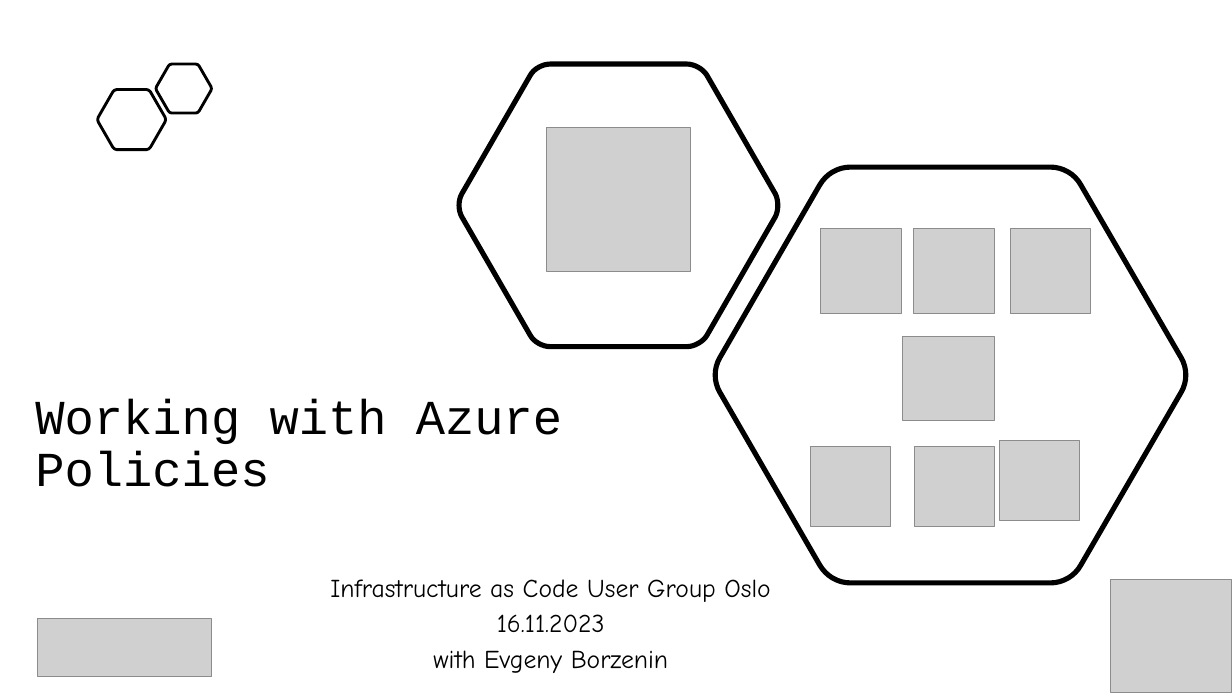
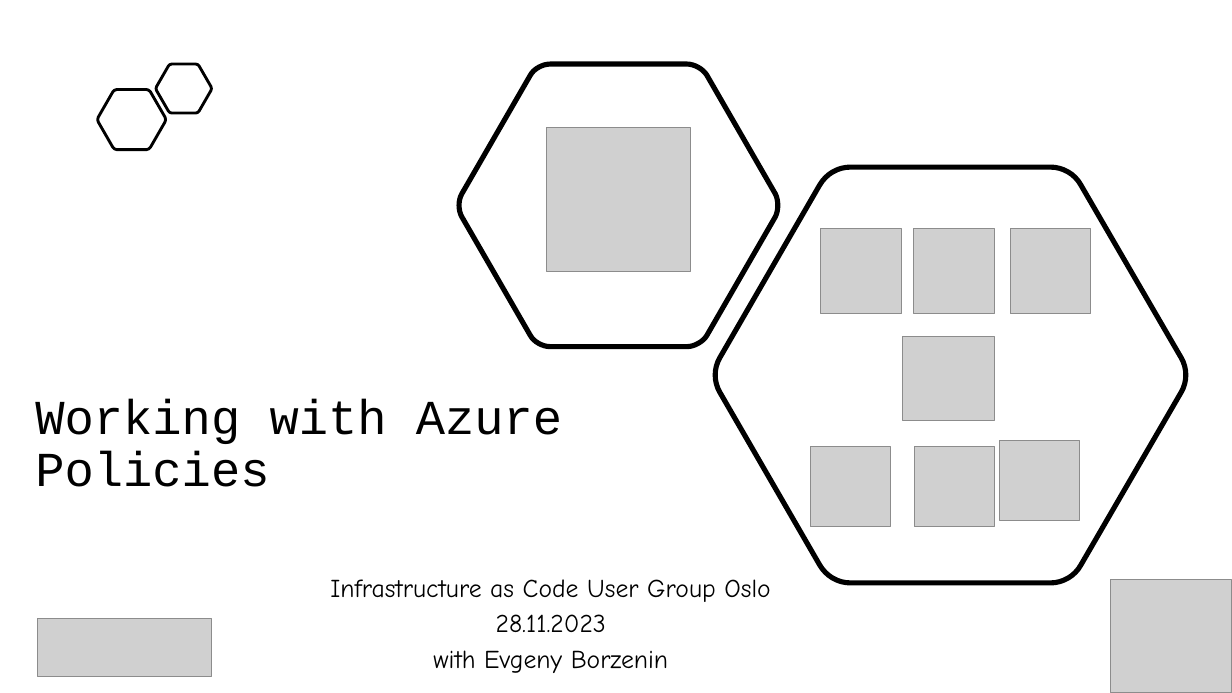
Before and after one commit to Infrastructure-AsCode/azure-policy-101, a slide deck: slide 1 of slides/workling-with-azure-policies.pptx. Drawn at 1232x693 pixels with LibreOffice and Linux fonts; fonts in the diff are those of the drawing; grey boxes stand for pictures. Boxes give left, top, right and bottom in pixels: in the first picture for what was removed or moved away, otherwise in the second. Text is boxed around its words. In the diff, an @@ line names an element or a change of style, - is before the commit and + after.

```diff
--- a/slides/workling-with-azure-policies.pptx
+++ b/slides/workling-with-azure-policies.pptx
@@ subtitle at <box>496,614,606,632</box>: text changed @@
-16.11.2023
+28.11.2023
```
Also in this commit, not shown: 1 other slide changed, 1 slide added, 1 other file.
